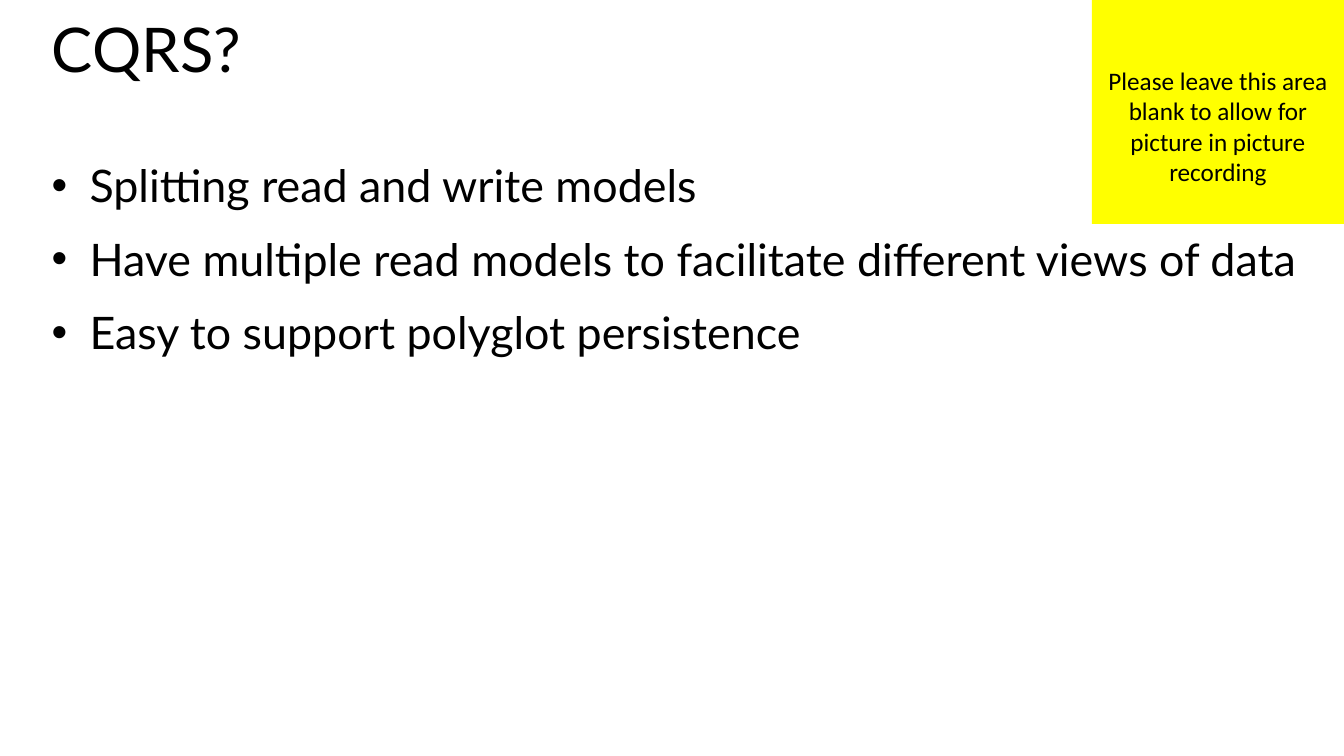
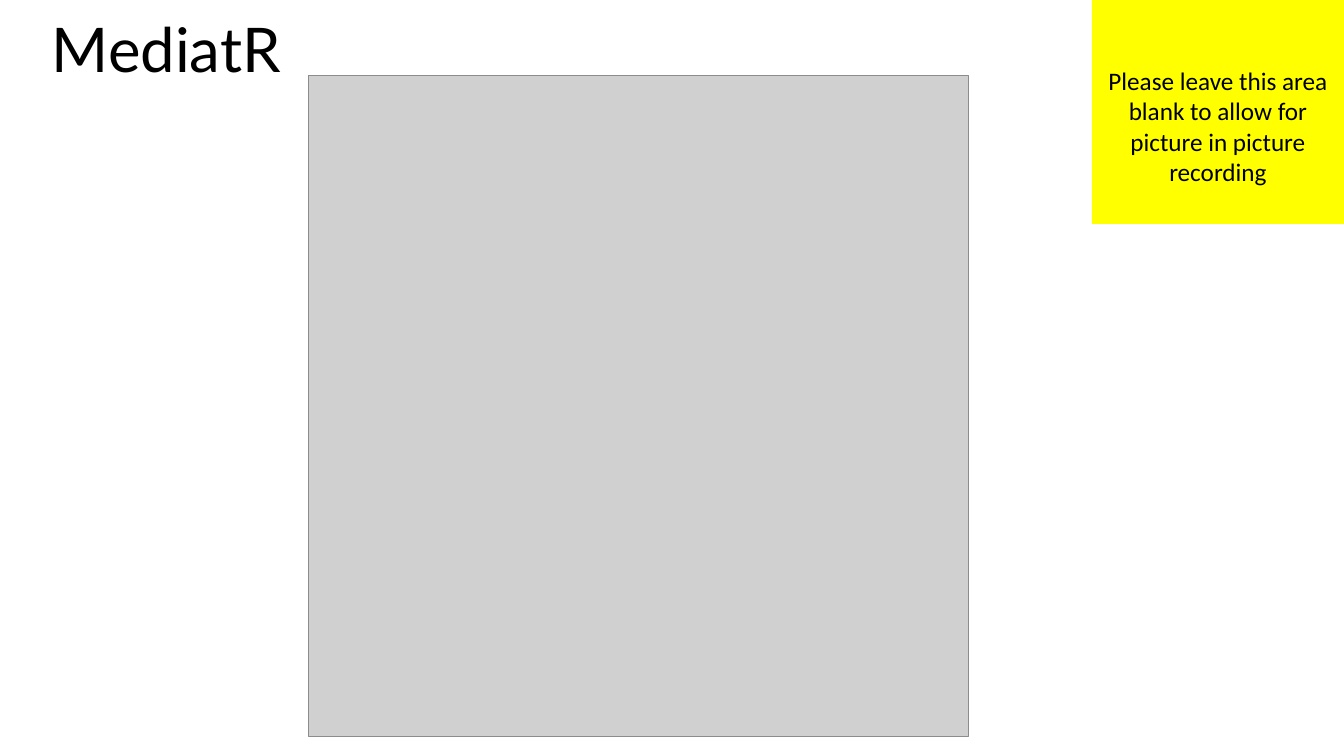
Before and after one commit to MisterJames/AzureImageProcessing, a slide deck: slide 25 of presentations/02 - Application Architecture.pptx (slide 10 before the commit). Drawn at 1344x756 pixels with LibreOffice and Linux fonts; fonts in the diff are those of the drawing; grey boxes stand for pictures. Boxes give left, top, right and bottom in pixels: in the first picture for what was removed or moved away, otherwise in the second. Text is boxed around its words. In the diff, an @@ line names an element or a change of style, - is before the commit and + after.

```diff
--- a/presentations/02 - Application Architecture.pptx
+++ b/presentations/02 - Application Architecture.pptx
@@ title at box(52, 26, 281, 73): text changed @@
-CQRS?
+MediatR
@@ picture added at box(309, 76, 968, 736) @@
@@ text removed at box(90, 169, 1295, 358) @@
-• Splitting read and write models
-• Have multiple read models to facilitate different views of data
-• Easy to support polyglot persistence
```
Also in this commit, not shown: 13 slides added, 10 other files.
